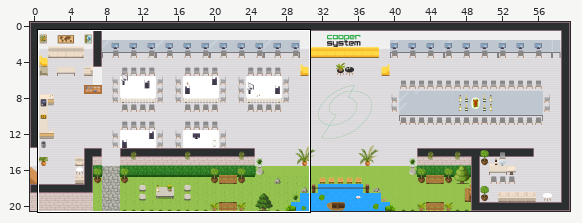
Tiled map (JSON), stored at map.tmj. Above: a wide view before the commit, with the close-up outlined.
Close-up. Before the commit:
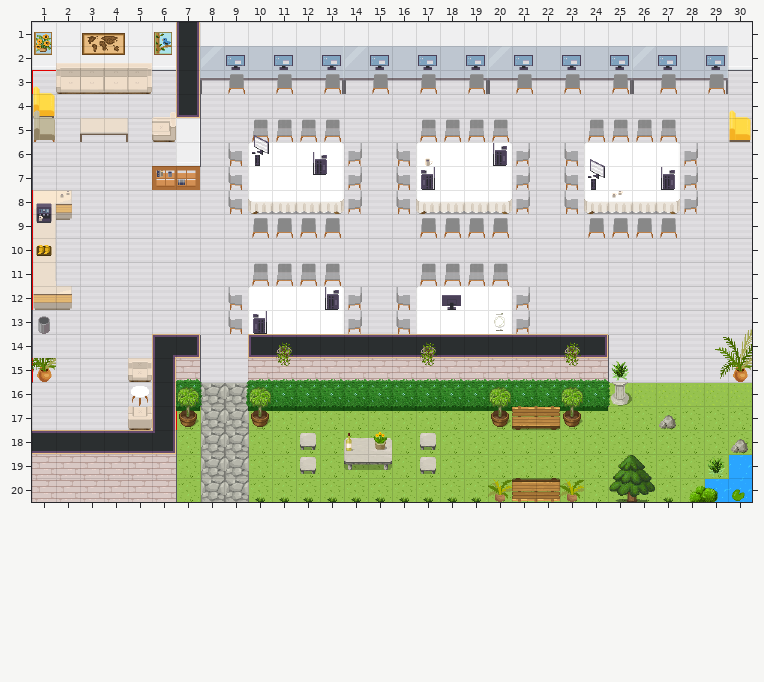
Cells are 32x32 px. Shown: x 1..30, y 1..20. The commit also changed other parts of the map, which this record leaves out.
After:
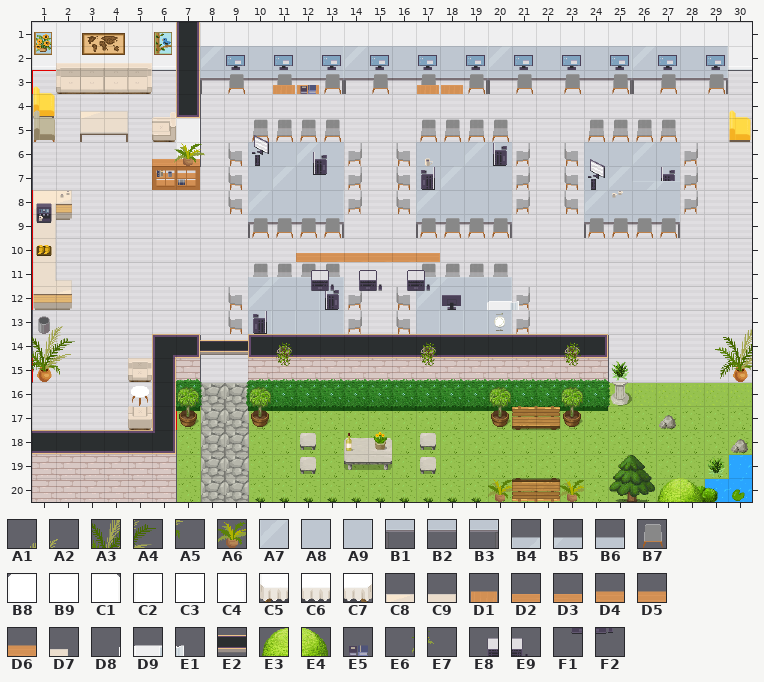
Key: from "Chunk 1": A1 112, A2 113, A3 116, A4 117, A5 121, A6 134, A7 171, A8 172, A9 173, B1 178, B2 179, B3 180, B4 191, B5 192, B6 193, B7 197, B8 207, B9 208, C1 209, C2 210, C3 211, C4 212, C5 213, C6 214, C7 215, C8 218, C9 219, D1 238, D2 239, D3 240, D4 241, D5 242, D6 243, D7 244, D8 245 flipped left-right, D9 246 flipped left-right, E1 247 flipped left-right, E2 248, E3 250, E4 251, E5 252, E6 253, E7 254, E8 255; from "Chunk 2": E9 0, F1 1, F2 2.
__ is an empty cell, .. an unchanged one.
Tiles of an added or newly shown layer are drawn over the layers below it.
The edit:
--- layer "furniture/furniture-internal-1"
@@ x 10..27 @@
- 9 B7 B7 B7 B7 .. .. .. B7 B7 B7 B7 .. .. .. B7 B7 B7 B7
+ 9 __ __ __ __ .. .. .. __ __ __ __ .. .. .. __ __ __ __
--- layer "furniture/furniture-internal-2"
@@ x 10..27 @@
- 6 B8 B9 B9 C1 .. .. .. B8 B9 B9 C1 .. .. .. B8 B9 B9 C1
- 7 C2 C3 C3 C4 .. .. .. C2 C3 C3 C4 .. .. .. C2 C3 C3 C4
- 8 C5 C6 C6 C7 .. .. .. C5 C6 C6 C7 .. .. .. C5 C6 C6 C7
- 9 __ __ __ __ .. .. .. __ __ __ __ .. .. .. __ __ __ __
+ 6 A8 A8 A7 A8 .. .. .. A8 A8 A7 A8 .. .. .. A8 A8 A7 A8
+ 7 A8 A7 A8 A8 .. .. .. A8 A7 A8 A8 .. .. .. A8 A7 A8 A8
+ 8 A7 A8 A8 A9 .. .. .. A7 A8 A8 A8 .. .. .. A7 A8 A8 A8
+ 9 B1 B2 B2 B3 .. .. .. B1 B2 B2 B3 .. .. .. B1 B2 B2 B3
@@ x 10..20 @@
-11 __ __ __ __ .. .. .. __ __ __ __
-12 B8 B9 B9 C1 .. .. .. B8 B9 B9 C1
-13 C2 C3 C3 C4 .. .. .. C2 C3 C3 C4
+11 B4 B5 B6 B6 .. .. .. B4 B5 B6 B6
+12 A7 A8 A9 A9 .. .. .. A7 A8 A9 A9
+13 A9 A9 A9 A9 .. .. .. A9 A9 A9 A9
--- layer "furniture/objects-internal-1"
@@ x 10..27 @@
- 9 __ __ __ __ .. .. .. __ __ __ __ .. .. .. __ __ __ __
+ 9 B7 B7 B7 B7 .. .. .. B7 B7 B7 B7 .. .. .. B7 B7 B7 B7
--- layer "above/above1" (now shown)
@@ x 3..18 @@
- 3 .. .. .. .. .. .. .. .. __ __ .. .. .. .. __ __
- 4 __ __ .. .. .. .. .. .. .. .. .. .. .. .. .. ..
+ 3 .. .. .. .. .. .. .. .. D1 D1 .. .. .. .. D1 D1
+ 4 C8 C9 .. .. .. .. .. .. .. .. .. .. .. .. .. ..
@@ x 6..27 @@
- 6 __ __ .. .. .. .. .. .. .. .. .. .. .. .. .. .. .. .. .. .. .. ..
- 7 .. .. .. .. .. .. .. .. .. .. .. .. .. .. .. .. .. .. .. .. __ __
+ 6 D2 D3 .. .. .. .. .. .. .. .. .. .. .. .. .. .. .. .. .. .. .. ..
+ 7 .. .. .. .. .. .. .. .. .. .. .. .. .. .. .. .. .. .. .. .. B4 B5
@@ x 1..21 @@
-10 .. .. .. .. .. .. .. .. .. .. .. __ __ __ __ __ __ .. .. .. ..
-11 .. __ .. .. .. .. .. .. .. .. .. .. .. .. .. .. .. .. .. .. ..
-12 .. .. .. .. .. .. .. .. .. .. .. .. .. .. .. .. .. .. __ __ __
-13 __ __ .. .. .. .. .. .. .. .. .. .. .. .. .. .. .. .. .. .. ..
-14 __ __ .. .. .. .. .. __ __ .. .. .. .. .. .. .. .. .. .. .. ..
-15 .. __ .. .. .. .. .. .. .. .. .. .. .. .. .. .. .. .. .. .. ..
+10 .. .. .. .. .. .. .. .. .. .. .. D4 D5 D5 D5 D5 D6 .. .. .. ..
+11 .. D7 .. .. .. .. .. .. .. .. .. .. .. .. .. .. .. .. .. .. ..
+12 .. .. .. .. .. .. .. .. .. .. .. .. .. .. .. .. .. .. D8 D9 E1
+13 A1 A2 .. .. .. .. .. .. .. .. .. .. .. .. .. .. .. .. .. .. ..
+14 A3 A4 .. .. .. .. .. E2 E2 .. .. .. .. .. .. .. .. .. .. .. ..
+15 .. A5 .. .. .. .. .. .. .. .. .. .. .. .. .. .. .. .. .. .. ..
@@ x 27..28 @@
-20 __ __
+20 E3 E4
--- layer "above/above2" (now shown)
@@ x 12..12 @@
- 3 __
+ 3 E5
@@ x 6..8 @@
- 6 __ __ __
+ 6 E6 A6 E7
@@ x 12..17 @@
-11 __ __ __ __ __ __
-12 __ __ __ __ __ __
+11 E8 E9 E8 E9 E8 E9
+12 F1 F2 F1 F2 F1 F2
